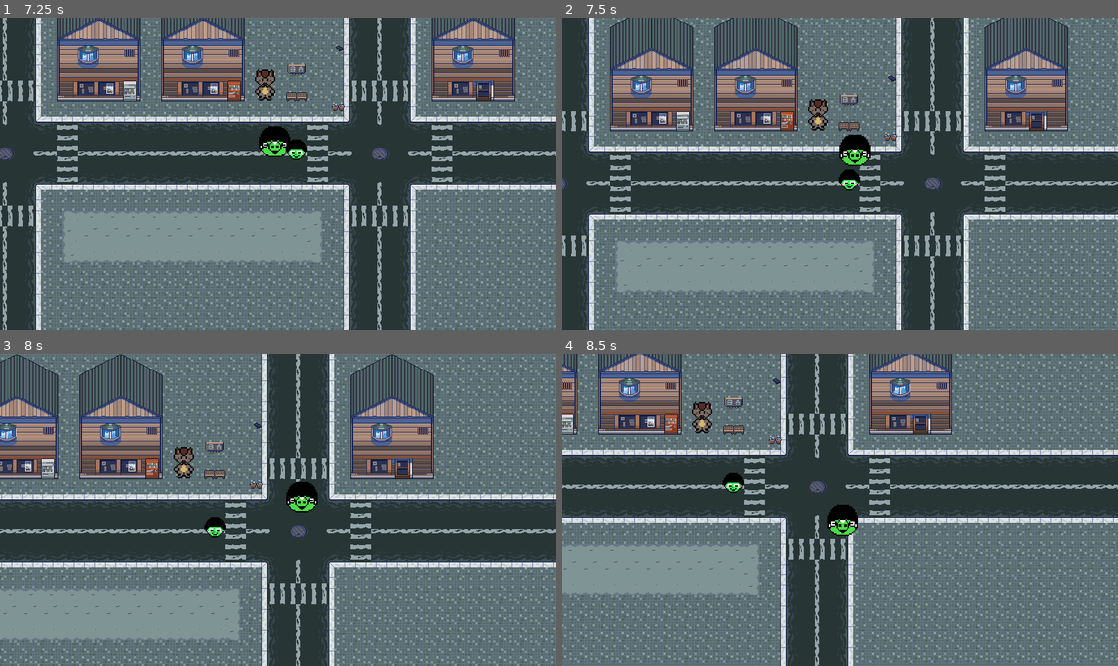
Above: before the commit, frames 1-4 (two rows, left to right).
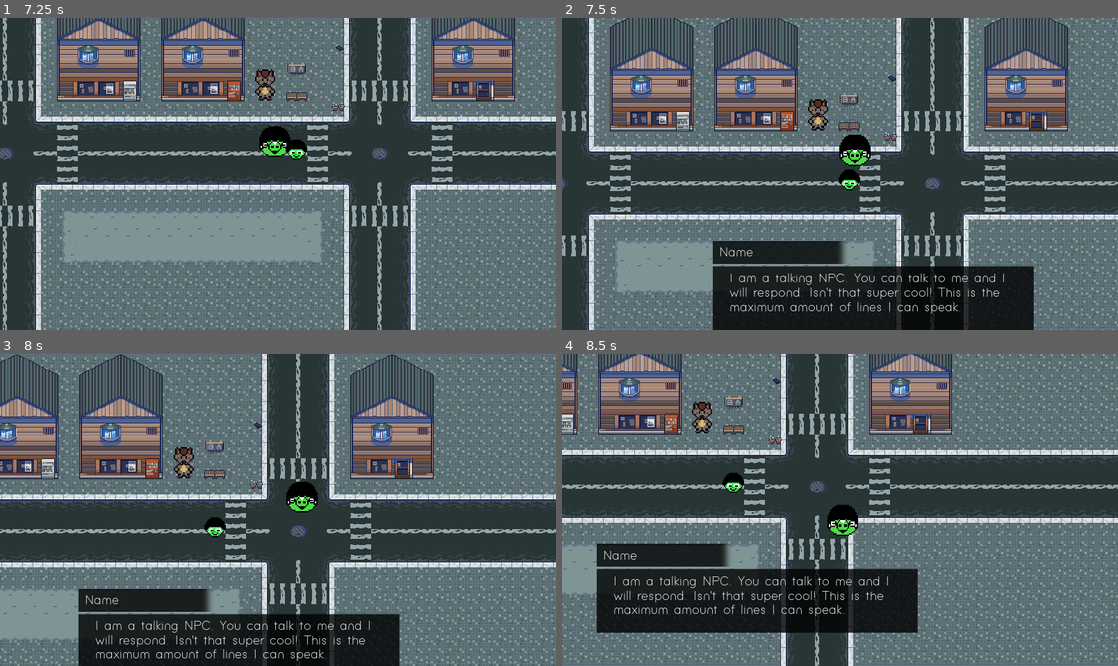
Above: after the commit, the same moments.

Repository: mikumino/pgt-city
Game: Godot game, scene res://Environment/World.tscn
Same seed, same stepped clock (60 frames per second), same inputs: the game is played once before the commit and once after it.
Inputs:
- Up to frame 1 (7.25 s): tap Enter at 0.5 s; hold D (right) 0.53-1.28 s; tap F (check) every 0.75 s from 0.6 to 6.6 s; hold S (down) 1.28-2.03 s; hold D (right) 2.03-2.78 s; hold W (up) 2.78-3.53 s; hold A (left) 3.53-5.03 s; hold S (down) 5.03-5.78 s; hold D (right) 5.78-6.53 s; hold W (up) from 6.53 s (still down)
- Up to frame 2 (7.5 s): release W (up) at 7.28 s; hold D (right) from 7.28 s (still down); tap F (check) at 7.35 s
- Up to frame 3 (8 s): keep holding D (right)
- Up to frame 4 (8.5 s): release D (right) at 8.03 s; hold S (down) from 8.03 s (still down); tap F (check) at 8.1 s

Frame 1 is identical in both runs. In frame 2, 13% of the frame differs, in the area x 27-85%, y 71-100%; in frame 3, 11%; in frame 4, 13%.

Commit message:
more dialogue progress
dialogue scene finished, need to get it to show up when interacting

Diff:
--- a/Characters/NPCs/pgt npc.gd
+++ b/Characters/NPCs/pgt npc.gd
@@ -1,4 +1,7 @@
 extends StaticBody2D
+
+export var dialogue_path = ""
+var dialogue_box = load("res://UI/Text Box.tscn")
 
 # Called when the node enters the scene tree for the first time.
 func _ready():
@@ -11,7 +14,9 @@
 
 func interact():
 	print("interaction success")
-
+	var dialogue = dialogue_box.instance()
+	dialogue.get_node("Dialogue Box").dialoguePath = dialogue_path
+	get_parent().add_child(dialogue)
 
 func _on_Area2D_body_exited(body):
 	if body.get_name() == "Player":
--- a/Environment/World.tscn
+++ b/Environment/World.tscn
@@ -210,6 +210,7 @@
 
 [node name="pgt npc" parent="YSort" instance=ExtResource( 4 )]
 position = Vector2( 400, 216 )
+dialogue_path = "res://UI/dialogues/npc_dialogue.json"
 
 [node name="props" type="TileMap" parent="YSort"]
 tile_set = SubResource( 2 )
--- a/UI/Dialogue Box.gd
+++ b/UI/Dialogue Box.gd
@@ -4,18 +4,51 @@
 export (float) var textSpeed = 0.05
 
 var dialogue
+var phraseNum = 0;
+var finished = false
 
 func _ready():
 	$Timer.wait_time = textSpeed
 	dialogue = getDialogue()
+	assert(dialogue, "Dialogue not found")
+
+func _process(delta):
+	$Indicator.visible = finished
+	if Input.is_action_just_pressed("check"):
+		if finished:
+			nextPhrase()
+		else:
+			$Text.visible_characters = len($Text.text)
 
 func getDialogue():
 	var file = File.new()
-	assert(file.file_exists(dialoguePath), "Dialogue not found") # assert checks for truth and prints otherwise
+	assert(file.file_exists(dialoguePath), "File not found") # assert checks for truth and prints otherwise
 
 	file.open(dialoguePath, File.READ)
 	var json = file.get_as_text()
 	var output = parse_json(json)
 
 	if typeof(output) == TYPE_ARRAY:
-		pass
+		return output
+	else:
+		return []
+
+func nextPhrase():
+	if phraseNum >= len(dialogue):
+		queue_free()
+		return
+	finished = false
+
+	$Name.bbcode_text = dialogue[phraseNum]["Name"]
+	$Text.bbcode_text = dialogue[phraseNum]["Text"]
+
+	$Text.visible_characters = 0
+
+	while $Text.visible_characters < len($Text.text):
+		$Text.visible_characters += 1
+		$Timer.start()
+		yield($Timer, "timeout")	# This starts a timer and stops the function until the timer times out
+
+	finished = true
+	phraseNum += 1
+	return
--- a/UI/Fonts/default_theme.tres
+++ b/UI/Fonts/default_theme.tres
@@ -4,7 +4,7 @@
 font_path = "res://UI/Fonts/simpletix.otf"
 
 [sub_resource type="DynamicFont" id=2]
-size = 26
+size = 21
 font_data = SubResource( 1 )
 
 [resource]
--- a/UI/Text Box.tscn
+++ b/UI/Text Box.tscn
@@ -1,10 +1,44 @@
-[gd_scene load_steps=4 format=2]
+[gd_scene load_steps=6 format=2]
 
 [ext_resource path="res://UI/Fonts/default_theme.tres" type="Theme" id=1]
 [ext_resource path="res://UI/dialogue_box.png" type="Texture" id=2]
 [ext_resource path="res://UI/Dialogue Box.gd" type="Script" id=3]
 
-[node name="Text Box" type="CanvasLayer"]
+[sub_resource type="Animation" id=1]
+length = 0.001
+tracks/0/type = "value"
+tracks/0/path = NodePath(".:color")
+tracks/0/interp = 1
+tracks/0/loop_wrap = true
+tracks/0/imported = false
+tracks/0/enabled = true
+tracks/0/keys = {
+"times": PoolRealArray( 0 ),
+"transitions": PoolRealArray( 1 ),
+"update": 0,
+"values": [ Color( 1, 1, 1, 1 ) ]
+}
+
+[sub_resource type="Animation" id=2]
+resource_name = "flash"
+loop = true
+tracks/0/type = "value"
+tracks/0/path = NodePath(".:color")
+tracks/0/interp = 1
+tracks/0/loop_wrap = true
+tracks/0/imported = false
+tracks/0/enabled = true
+tracks/0/keys = {
+"times": PoolRealArray( 0, 0.5 ),
+"transitions": PoolRealArray( 1, 1 ),
+"update": 0,
+"values": [ Color( 1, 1, 1, 1 ), Color( 1, 1, 1, 0 ) ]
+}
+
+[node name="Text Box" type="Control"]
+__meta__ = {
+"_edit_use_anchors_": false
+}
 
 [node name="Dialogue Box" type="TextureRect" parent="."]
 margin_right = 856.0
@@ -16,12 +50,13 @@
 __meta__ = {
 "_edit_use_anchors_": false
 }
+dialoguePath = "res://UI/dialogues/npc_dialogue.json"
 
 [node name="Name" type="RichTextLabel" parent="Dialogue Box"]
 margin_left = 200.0
-margin_top = 301.0
+margin_top = 304.0
 margin_right = 384.0
-margin_bottom = 333.0
+margin_bottom = 336.0
 theme = ExtResource( 1 )
 text = "Name"
 __meta__ = {
@@ -32,11 +67,19 @@
 margin_left = 216.0
 margin_top = 344.0
 margin_right = 656.0
-margin_bottom = 432.0
+margin_bottom = 416.0
 theme = ExtResource( 1 )
-text = "I am a talking NPC. You can talk to me and I will respond. Isn't that super cool!"
+text = "I am a talking NPC. You can talk to me and I will respond. Isn't that super cool! This is the maximum amount of lines I can speak."
 __meta__ = {
 "_edit_use_anchors_": false
 }
 
-[node name="Timer" type="Timer" parent="."]
+[node name="Timer" type="Timer" parent="Dialogue Box"]
+
+[node name="Indicator" type="Polygon2D" parent="Dialogue Box"]
+position = Vector2( 0, 208 )
+polygon = PoolVector2Array( 648, 200, 664, 200, 656, 208 )
+
+[node name="AnimationPlayer" type="AnimationPlayer" parent="Dialogue Box/Indicator"]
+anims/RESET = SubResource( 1 )
+anims/flash = SubResource( 2 )
--- /dev/null
+++ b/UI/dialogues/npc_dialogue.json
@@ -0,0 +1,6 @@
+[
+    {"Name":"ptg", "Text":"WTF!"},
+    {"Name":"ptg", "Text":"Trying to copy my style?!"},
+    {"Name":"ptg", "Text":"You look terrible! Get a job!"},
+    {"Name":"PGT", "Text":"..."}
+]
